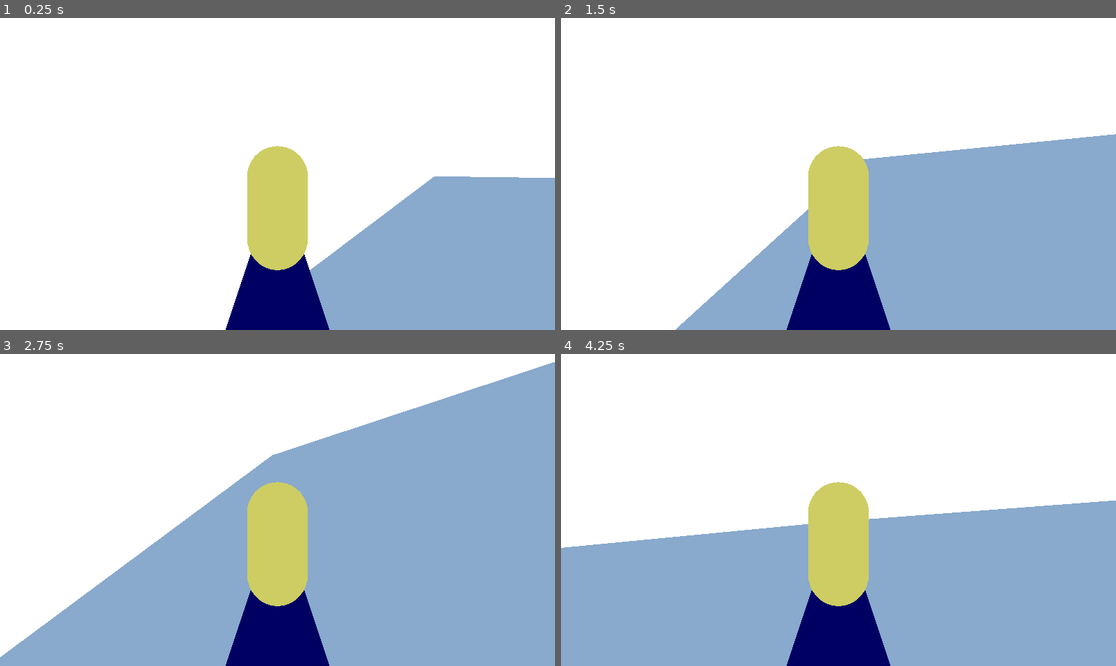
Above: before the commit, frames 1-4 (two rows, left to right).
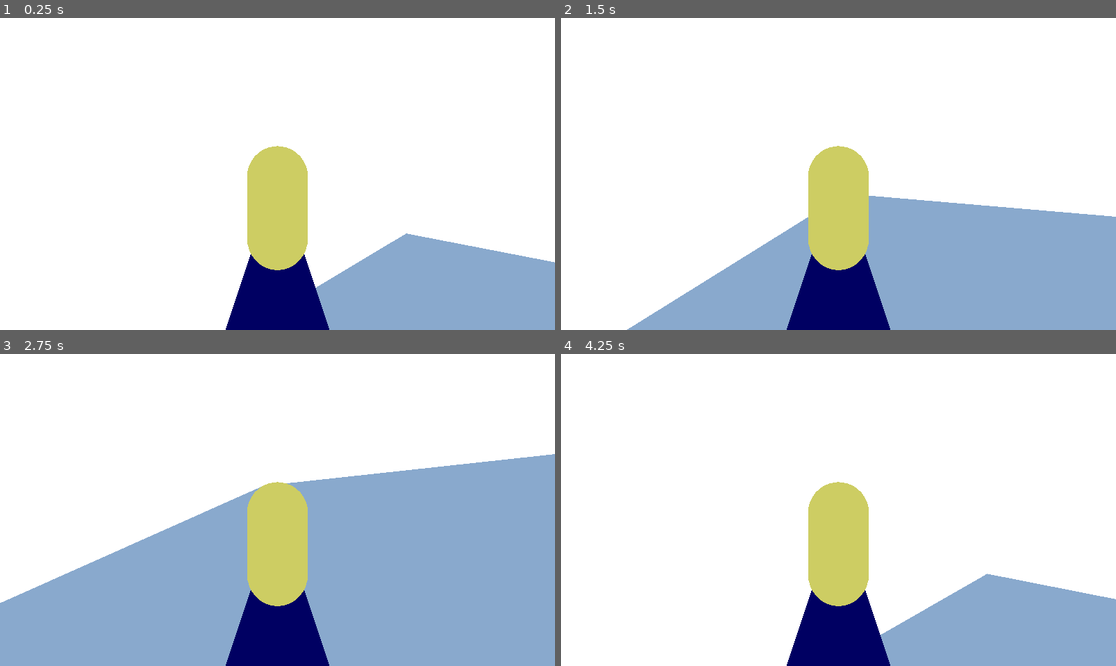
Above: after the commit, the same moments.

Repository: evilhunter93/frozen-board
Game: Godot game, scene res://scenes/game.tscn
The game is run twice, just before and just after one commit, with the same random seed, the same clock (stepped at 60 frames per second) and the same inputs.
Inputs:
- Up to frame 1 (0.25 s): no input
- Up to frame 2 (1.5 s): hold Right (steer_right) 0.53-1.28 s; hold Space (charge_jump) 0.53-1.28 s; hold Left (steer_left) from 1.28 s (still down); tap Space (charge_jump) at 1.35 s
- Up to frame 3 (2.75 s): tap Space (charge_jump) at 1.52, 1.82 s; release Left (steer_left) at 2.03 s; hold Right (steer_right) from 2.03 s (still down); hold Space (charge_jump) from 2.03 s (still down)
- Up to frame 4 (4.25 s): release Space (charge_jump) at 2.78 s; tap Space (charge_jump) at 2.85, 3.02, 3.32 s; release Right (steer_right) at 3.53 s; hold Left (steer_left) from 3.53 s (still down); hold Space (charge_jump) from 3.53 s (still down); tap R (restart, bound only after the commit) at 4.15 s

The runs differ from the first frame. In frame 1, 7.5% of the frame differs, in the area x 55-100%, y 50-87%; in frame 2, 9.9%; in frame 3, 13%; in frame 4, 30%, in the area x 0-100%, y 40-100%.

Commit message:
Updated Godot, added new button and fixed jump
Updated godot from 4.5 to 4.7, added the ability to restart
and improved the handling of jump velocity.

Diff:
--- a/project.godot
+++ b/project.godot
@@ -8,11 +8,15 @@
 
 config_version=5
 
+[animation]
+
+compatibility/default_parent_skeleton_in_mesh_instance_3d=true
+
 [application]
 
 config/name="Frozen Board"
 run/main_scene="uid://drygdcchtm6p4"
-config/features=PackedStringArray("4.5", "Forward Plus")
+config/features=PackedStringArray("4.7", "Forward Plus")
 config/icon="res://icon.svg"
 
 [dotnet]
@@ -47,6 +51,12 @@
 , Object(InputEventKey,"resource_local_to_scene":false,"resource_name":"","device":-1,"window_id":0,"alt_pressed":false …(186 unchanged characters)…
 ]
 }
+restart={
+"deadzone": 0.2,
+"events": [Object(InputEventKey,"resource_local_to_scene":false,"resource_name":"","device":-1,"window_id":0,"alt_pressed":false,"shift_pressed":false,"ctrl_pressed":false,"meta_pressed":false,"pressed":false,"keycode":0,"physical_keycode":82,"key_label":0,"unicode":114,"location":0,"echo":false,"script":null)
+, Object(InputEventJoypadButton,"resource_local_to_scene":false,"resource_name":"","device":-1,"button_index":4,"pressure":0.0,"pressed":false,"script":null)
+]
+}
 
 [layer_names]
 
--- /dev/null
+++ b/scenes/box.tscn
@@ -0,0 +1,20 @@
+[gd_scene format=3 uid="uid://dylt2p05x5sk5"]
+
+[sub_resource type="PhysicsMaterial" id="PhysicsMaterial_7iui7"]
+
+[sub_resource type="BoxShape3D" id="BoxShape3D_nbqf0"]
+
+[sub_resource type="BoxMesh" id="BoxMesh_3bkui"]
+
+[sub_resource type="StandardMaterial3D" id="StandardMaterial3D_ogegk"]
+albedo_color = Color(1, 0, 1, 1)
+
+[node name="StaticBody3D" type="StaticBody3D" unique_id=969173315]
+physics_material_override = SubResource("PhysicsMaterial_7iui7")
+
+[node name="CollisionShape3D" type="CollisionShape3D" parent="." unique_id=611516585]
+shape = SubResource("BoxShape3D_nbqf0")
+
+[node name="MeshInstance3D" type="MeshInstance3D" parent="." unique_id=1073610626]
+mesh = SubResource("BoxMesh_3bkui")
+surface_material_override/0 = SubResource("StandardMaterial3D_ogegk")
--- a/scenes/game.tscn
+++ b/scenes/game.tscn
@@ -1,6 +1,8 @@
-[gd_scene load_steps=6 format=3 uid="uid://drygdcchtm6p4"]
+[gd_scene format=3 uid="uid://drygdcchtm6p4"]
 
 [ext_resource type="PackedScene" uid="uid://ctb6auncp8s7s" path="res://scenes/player.tscn" id="1_uwrxv"]
+[ext_resource type="PackedScene" uid="uid://dylt2p05x5sk5" path="res://scenes/box.tscn" id="2_yqjtg"]
+[ext_resource type="Script" uid="uid://bw62rcmd1edq4" path="res://scripts/rotate_body.gd" id="3_lbhrr"]
 
 [sub_resource type="Environment" id="Environment_yqjtg"]
 background_energy_multiplier = 8.3
@@ -16,22 +18,43 @@
 [sub_resource type="ConvexPolygonShape3D" id="ConvexPolygonShape3D_uwrxv"]
 points = PackedVector3Array(-1, 0, -1, -1, 0, 1, 1, 0, -1, 1, 0, 1)
 
-[node name="Game" type="Node3D"]
+[node name="Game" type="Node3D" unique_id=944162433]
 
-[node name="WorldEnvironment" type="WorldEnvironment" parent="."]
+[node name="WorldEnvironment" type="WorldEnvironment" parent="." unique_id=151631681]
 environment = SubResource("Environment_yqjtg")
 
-[node name="Level" type="StaticBody3D" parent="."]
+[node name="Level" type="StaticBody3D" parent="." unique_id=2120954200]
 transform = Transform3D(79.86356, -60.181503, 0, 60.181503, 79.86356, 0, 0, 0, 100, 0, 0, 0)
 collision_layer = 2
 
-[node name="MeshInstance3D" type="MeshInstance3D" parent="Level"]
+[node name="MeshInstance3D" type="MeshInstance3D" parent="Level" unique_id=611201036]
 layers = 2
 mesh = SubResource("PlaneMesh_lnu2h")
 skeleton = NodePath("../..")
 
-[node name="CollisionShape3D" type="CollisionShape3D" parent="Level"]
+[node name="CollisionShape3D" type="CollisionShape3D" parent="Level" unique_id=1247566878]
 shape = SubResource("ConvexPolygonShape3D_uwrxv")
 
-[node name="Snowboarder" parent="." instance=ExtResource("1_uwrxv")]
-transform = Transform3D(1, 0, 0, 0, 1, 0, 0, 0, 1, 0, 60.07391, 0)
+[node name="Snowboarder" parent="." unique_id=780197469 instance=ExtResource("1_uwrxv")]
+transform = Transform3D(0.9783126, -0.19447294, -0.07130801, 0.1807881, 0.9697056, -0.16427651, 0.10109512, 0.14782211, 0.98383355, 0, 60.07391, 0)
+
+[node name="StaticBody3D" parent="." unique_id=969173315 instance=ExtResource("2_yqjtg")]
+transform = Transform3D(1, 0, 0, 0, 1, 0, 0, 0, 1, -40, -29, -82)
+constant_angular_velocity = Vector3(1.5707964, 0, 0)
+
+[node name="StaticBody3D2" parent="." unique_id=334848618 instance=ExtResource("2_yqjtg")]
+transform = Transform3D(1, 0, 0, 0, 1, 0, 0, 0, 1, -55, -41, 45)
+
+[node name="StaticBody3D3" parent="." unique_id=1496362379 instance=ExtResource("2_yqjtg")]
+transform = Transform3D(1, 0, 0, 0, 1, 0, 0, 0, 1, -61, -45, -52)
+
+[node name="StaticBody3D4" parent="." unique_id=753323518 instance=ExtResource("2_yqjtg")]
+transform = Transform3D(1, 0, 0, 0, 1, 0, 0, 0, 1, -45, -33, -35)
+
+[node name="StaticBody3D5" parent="." unique_id=26965412 instance=ExtResource("2_yqjtg")]
+transform = Transform3D(1, 0, 0, 0, 1, 0, 0, 0, 1, -36, -26, -62)
+
+[node name="StaticBody3D6" parent="." unique_id=1571580233 instance=ExtResource("2_yqjtg")]
+transform = Transform3D(1, 0, 0, 0, 1, 0, 0, 0, 1, -34, -25, -16)
+script = ExtResource("3_lbhrr")
+rotation_speed = 0.1
--- a/scenes/player.tscn
+++ b/scenes/player.tscn
@@ -18,25 +18,25 @@
 [sub_resource type="SphereShape3D" id="SphereShape3D_ryifn"]
 radius = 0.52
 
-[node name="Snowboarder" type="CharacterBody3D"]
+[node name="Snowboarder" type="CharacterBody3D" unique_id=1520624937]
 collision_mask = 2
 wall_min_slide_angle = 0.0
 floor_max_angle = 0.0
 script = ExtResource("1_ryifn")
 forward_drag = 1.0
 
-[node name="CharacterMesh" type="MeshInstance3D" parent="."]
+[node name="CharacterMesh" type="MeshInstance3D" parent="." unique_id=1456952604]
 transform = Transform3D(1, 0, 0, 0, 1, 0, 0, 0, 1, 0, 1, 0)
 mesh = SubResource("CapsuleMesh_3vyb7")
 
-[node name="BoardMesh" type="MeshInstance3D" parent="CharacterMesh"]
+[node name="BoardMesh" type="MeshInstance3D" parent="CharacterMesh" unique_id=1849047015]
 transform = Transform3D(1, 0, 0, 0, 1, 0, 0, 0, 1, 0, -0.97, 0)
 mesh = SubResource("BoxMesh_u8vuu")
 skeleton = NodePath("")
 
-[node name="Camera3D" type="Camera3D" parent="CharacterMesh"]
+[node name="Camera3D" type="Camera3D" parent="CharacterMesh" unique_id=367105851]
 transform = Transform3D(1, 0, 0, 0, 1, 0, 0, 0, 1, 0, 0.5427017, 3.373)
 
-[node name="CollisionShape3D" type="CollisionShape3D" parent="."]
+[node name="CollisionShape3D" type="CollisionShape3D" parent="." unique_id=155000481]
 transform = Transform3D(2.235, 0, 0, 0, 2.235, 0, 0, 0, 2.235, 0, 1, 0)
 shape = SubResource("SphereShape3D_ryifn")
--- /dev/null
+++ b/scenes/well.tscn
@@ -0,0 +1,17 @@
+[gd_scene format=3 uid="uid://d07v6kdvk264p"]
+
+[ext_resource type="ArrayMesh" uid="uid://gptixy3mt6bg" path="res://assets/well_taller.obj" id="1_4tb3g"]
+
+[sub_resource type="PhysicsMaterial" id="PhysicsMaterial_7iui7"]
+
+[sub_resource type="BoxShape3D" id="BoxShape3D_nbqf0"]
+
+[node name="StaticBody3D" type="StaticBody3D" unique_id=969173315]
+physics_material_override = SubResource("PhysicsMaterial_7iui7")
+
+[node name="CollisionShape3D" type="CollisionShape3D" parent="." unique_id=611516585]
+shape = SubResource("BoxShape3D_nbqf0")
+
+[node name="MeshInstance3D" type="MeshInstance3D" parent="." unique_id=1073610626]
+transform = Transform3D(1, 0, 0, 0, 1, 0, 0, 0, 1, 0.019566536, 4.7683716e-07, -0.0129003525)
+mesh = ExtResource("1_4tb3g")
--- a/scripts/player.gd
+++ b/scripts/player.gd
@@ -16,6 +16,10 @@
 var jump_charge := 0.0
 
 func _physics_process(delta: float) -> void:
+	if Input.is_action_just_pressed("restart"):
+		get_tree().reload_current_scene()
+		return
+
 	if is_on_floor() or is_on_wall():
 		var character_form = _align_with_surface(character_mesh.global_transform)
 		character_mesh.global_transform = \
@@ -96,7 +100,10 @@
 
 	if Input.is_action_just_released("charge_jump"):
 		if is_on_floor() or is_on_wall():
+			var z_direction: Vector3 = (-global_basis.z).normalized()
+			if abs((velocity * z_direction).length()) < min_speed:
+				velocity += max_jump_velocity_z * (z_direction) \
+					* (jump_charge / jump_charge_time)
+
 			velocity.y = max_jump_velocity_y * (jump_charge / jump_charge_time)
-			if abs(velocity.z) < min_speed:
-				velocity.z -= max_jump_velocity_z * (jump_charge / jump_charge_time)
 		jump_charge = 0
--- /dev/null
+++ b/scripts/rotate_body.gd
@@ -0,0 +1,15 @@
+extends StaticBody3D
+
+@export var rotation_speed: float
+
+# Called when the node enters the scene tree for the first time.
+func _ready() -> void:
+	pass # Replace with function body.
+
+
+# Called every frame. 'delta' is the elapsed time since the previous frame.
+func _process(_delta: float) -> void:
+	pass
+
+func _physics_process(_delta: float) -> void:
+	rotation.x += rotation_speed
Not shown, added: assets/well_taller.mtl
Not shown, added: assets/well_taller.obj
Not shown, added: assets/well_taller.obj.import
Not shown, added: export_presets.cfg
Not shown: 1 places in scenes/player.tscn that only renumber resources
Not shown, added: scripts/rotate_body.gd.uid
